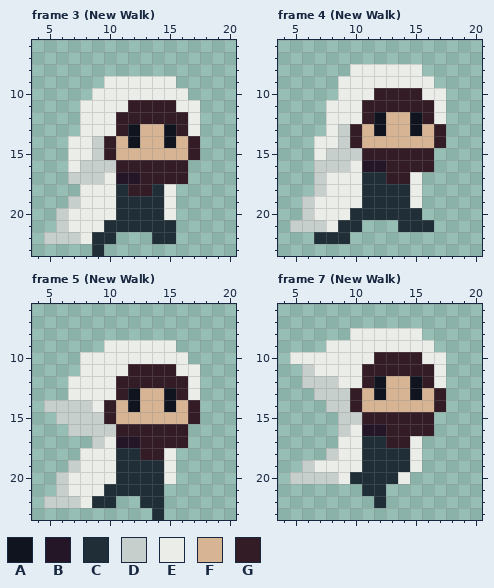
Pixel-art file, stored at Assets/Sprites/Characters/forsen2.ase. The first picture shows the starting point.
24x24 pixels, 23 frames. Shown: frame 3 (New Walk): x 4..20, y 6..23; frame 4 (New Walk): x 4..20, y 6..23; frame 5 (New Walk): x 4..20, y 6..23; frame 7 (New Walk): x 4..20, y 6..23. The commit also changed other frames, which this record leaves out.
Palette (. is transparent): A #10141f  B #241527  C #202e37  D #c7cfcc  E #ebede9  F #d7b594  G #341c27
After:
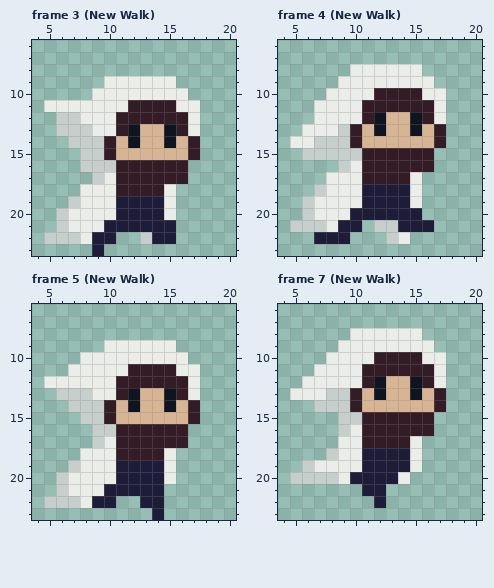
What changed:
@@ palette @@
-C #202e37
+C #1e1d39
--- frame 3 (New Walk), layers "Head", "Cloak"
@@ x 4..20 @@
 10 .....EEEEEEEE....
-11 ....EEEEGGGGEE...
-12 ....EEEGGGGGGE...
-13 ....EEEGAFFAGE...
-14 ...EEDGFAFFAFG...
-15 ...EEDGFFFFFFG...
-16 ...EDDDGGGGGG....
-17 ...DDDEBBGGGG....
-18 ....EEECGGCE.....
+11 .EEEEEEEGGGGEE...
+12 ..DDEEEGGGGGGE...
+13 ..DDDEEGAFFAGE...
+14 ...DDDGFAFFAFG...
+15 ....DDGFFFFFFG...
+16 ....DDDGGGGGG....
+17 .....DEGGGGGG....
+18 ....EEEGGGGE.....
 19 ...DEEECCCCE.....
@@ x 11..15 @@
 21 CCCCC
-22 ...CC
+22 ..DCC
 23 .....
--- frame 4 (New Walk), layers "Head", "Cloak"
@@ x 4..14 @@
  9 .....EEEEEE
-10 .....EEEGGG
-11 ....EEEGGGG
-12 ....EEEGAFF
-13 ....EDGFAFF
-14 ...EEDGFFFF
-15 ...EDDDGGGG
-16 ...DDDEBBGG
-17 ...DEEECCGG
+10 ....EEEEGGG
+11 ...EEEEGGGG
+12 ...EEEEGAFF
+13 ..EEEDGFAFF
+14 .EEDDDGFFFF
+15 ..DDDDDGGGG
+16 .....DEGGGG
+17 ....EEEGGGG
 18 ...DEEECCCC
@@ x 10..16 @@
 20 CCCCCC.
-21 C...CCC
-22 .......
+21 C.DDCCC
+22 ...DE..
 23 .......
--- frame 5 (New Walk), layer "Head"
@@ x 4..14 @@
 10 ....EEEEEEE
-11 ....EEEEGGG
-12 ...EEEEGGGG
-13 ...EEEEGAFF
-14 .DDDDEGFAFF
-15 ..DDDDGFFFF
-16 ...DDDDGGGG
-17 .....DEBBGG
-18 ....EEECCGG
+11 ...EEEEEGGG
+12 .EEEEEEGGGG
+13 ..DDDEEGAFF
+14 ...DDDGFAFF
+15 ....DDGFFFF
+16 .....DDGGGG
+17 .....DEGGGG
+18 ....EEEGGGG
 19 ...DEEECCCC
--- frame 7 (New Walk), layer "Head"
@@ x 4..14 @@
  8 ......EEEEE
- 9 ....EEEEEEE
-10 .EEEEEEEGGG
-11 ..DEEEEGGGG
-12 ..DDDEEGAFF
-13 ...DDDGFAFF
-14 ....DDGFFFF
+ 9 .....EEEEEE
+10 ....EEEEGGG
+11 ...EEEEGGGG
+12 ..EEEEEGAFF
+13 .EEEDDGFAFF
+14 ...DDDGFFFF
 15 .....DDGGGG
-16 .....DEBBGG
-17 .....EECCGG
+16 .....DEGGGG
+17 .....EEGGGG
 18 ....DEECCCC
Boxes around the changes in both pictures, in picture pixels (x1, y1, x2, y2):
changed: (44, 100, 176, 256)
changed: (290, 88, 434, 244)
changed: (44, 364, 164, 520)
changed: (290, 340, 410, 508)
